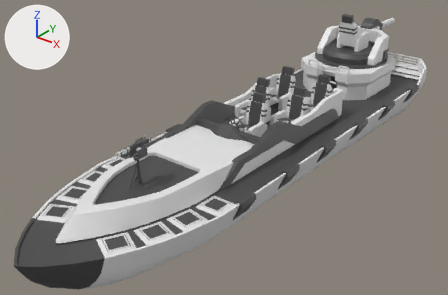
The FBX model SS-1/Models/SS-1.fbx: old version first, new version second.
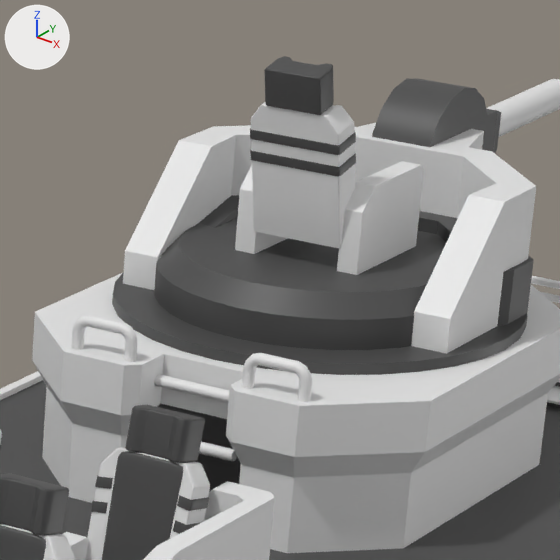
Each version is shown whole from a 50 mm camera at (7.95, -10.17, 7.26) aimed at (-0.5, 0.38, 0.71), then close up on the part from 66% to 88% of the width and 1% to 34% of the height. Every picture has the same lights, and +X, +Y and +Z are marked at upper left. Where no turn or scale is listed for an object, it has been applied to the vertices. Vertices at the same position are counted once.

The first close-up shows 'SS-1', 'backgunMain', 'backgunTurret'.
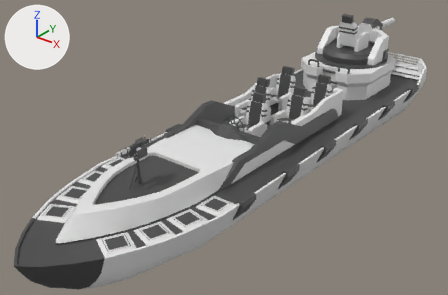
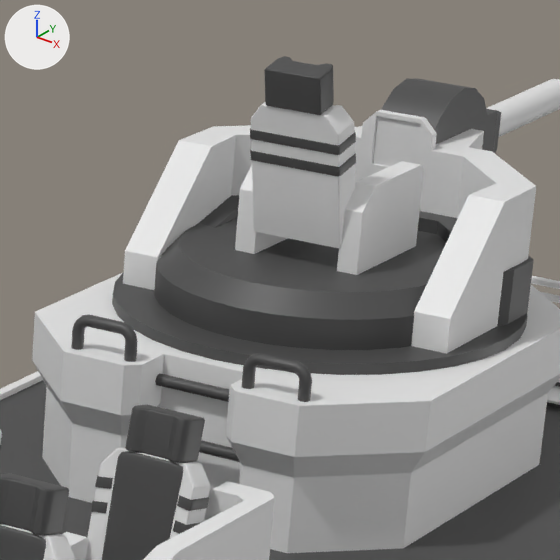
Diff of the bpy script that builds the scene:
```diff
--- a/SS-1/Models/SS-1.fbx.py
+++ b/SS-1/Models/SS-1.fbx.py
@@ me_cylinder @@
 # used by ob_backgunmain; location = (0.0, 5.623, 1.759)
-me_cylinder.from_pydata(...)  # 1046 vertices, 937 faces; spans x -1.03..1.03, y -1.03..1.22, z 0.0..1.33
+me_cylinder.from_pydata(...)  # 1068 vertices, 959 faces; spans x -1.03..1.03, y -1.03..1.22, z 0.0..1.33
+# me_cylinder part 3
+# 3 faces are deleted
+# 16 vertices are added at x -0.23..0.23, y 0.7..0.75, z 0.38..0.85
+# 6 new vertices lie (0.26, 0.0, 0.0) away from vertices in x -0.13, y 0.7..0.75, z 0.58..0.85
+# 1 new face joins them, mat_dark (dark grey #494949)
+# 24 new faces join them, mat_bright (white #e7e7e7)
 me_cylinder.materials.append(mat_bright)
@@ me_cube @@
 # used by ob_ss_1; location = (0.0, 0.0, 0.639)
-me_cube.from_pydata(...)  # 5481 vertices, 4961 faces; spans x -1.77..1.77, y -5.79..7.96, z -0.9..1.48
+me_cube.from_pydata(...)  # 5481 vertices, 4963 faces; spans x -1.77..1.77, y -5.79..7.96, z -0.9..1.48
+# me_cube part 1
+# 8 vertices in x -0.24..0.24, y 4.48..4.5, z 0.97..1.03 move by (0.0, 0.01, 0.0)
+# 7 vertices in x -0.24, y 4.34..4.4, z 0.44..0.5 move by (-0.09, 0.01, 0.0)
+# 7 vertices in x 0.24, y 4.34..4.4, z 0.44..0.5 move by (0.09, 0.01, 0.0)
+# 6 vertices in x -0.24..0.24, y 4.44..4.45, z 0.98..1.03 move by (0.0, 0.02, 0.0)
+# 4 vertices in x 0.24, y 4.39..4.41, z 0.71..0.77 move by (0.07, 0.02, 0.0)
+# 4 vertices in x -0.24, y 4.39..4.41, z 0.71..0.77 move by (-0.07, 0.02, 0.0)
+# 6 vertices move from x -0.24..0.24, y 4.44..4.45, z 0.71..0.76 to x -0.31..0.31, y 4.45..4.46, z 0.71..0.76
+# 2 new faces join them, mat_bright (white #e7e7e7)
+# me_cube part 2: 147 faces spanning x -0.65..0.65, y 4.31..4.51, z 0.44..1.3 switch from mat_bright (white #e7e7e7) to mat_dark (dark grey #494949)
```

Where the change shows, as pixel boxes (x1, y1, x2, y2) in the close-ups (560 x 560 px):
part 1 of me_cube, built on: before (154, 374, 237, 462); after (155, 373, 241, 492)
part 2 of me_cube, recoloured (white to grey): (71, 314, 312, 402) in both
part 3 of me_cylinder, built on: before (354, 127, 468, 221); after (354, 110, 468, 221)
